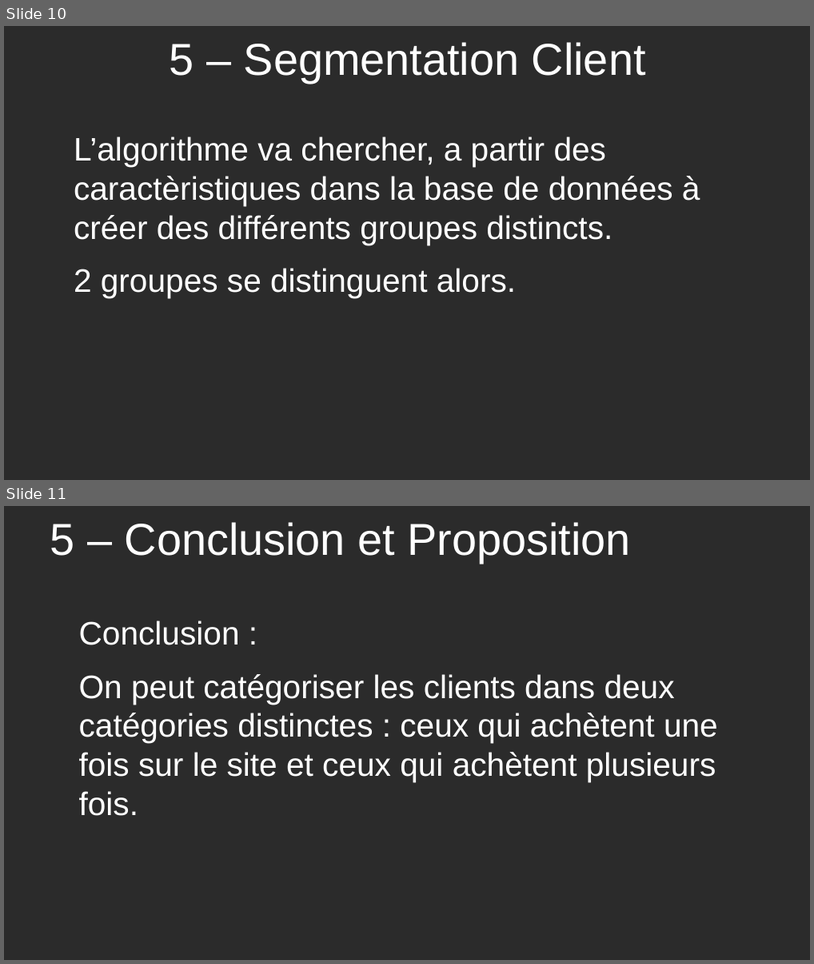
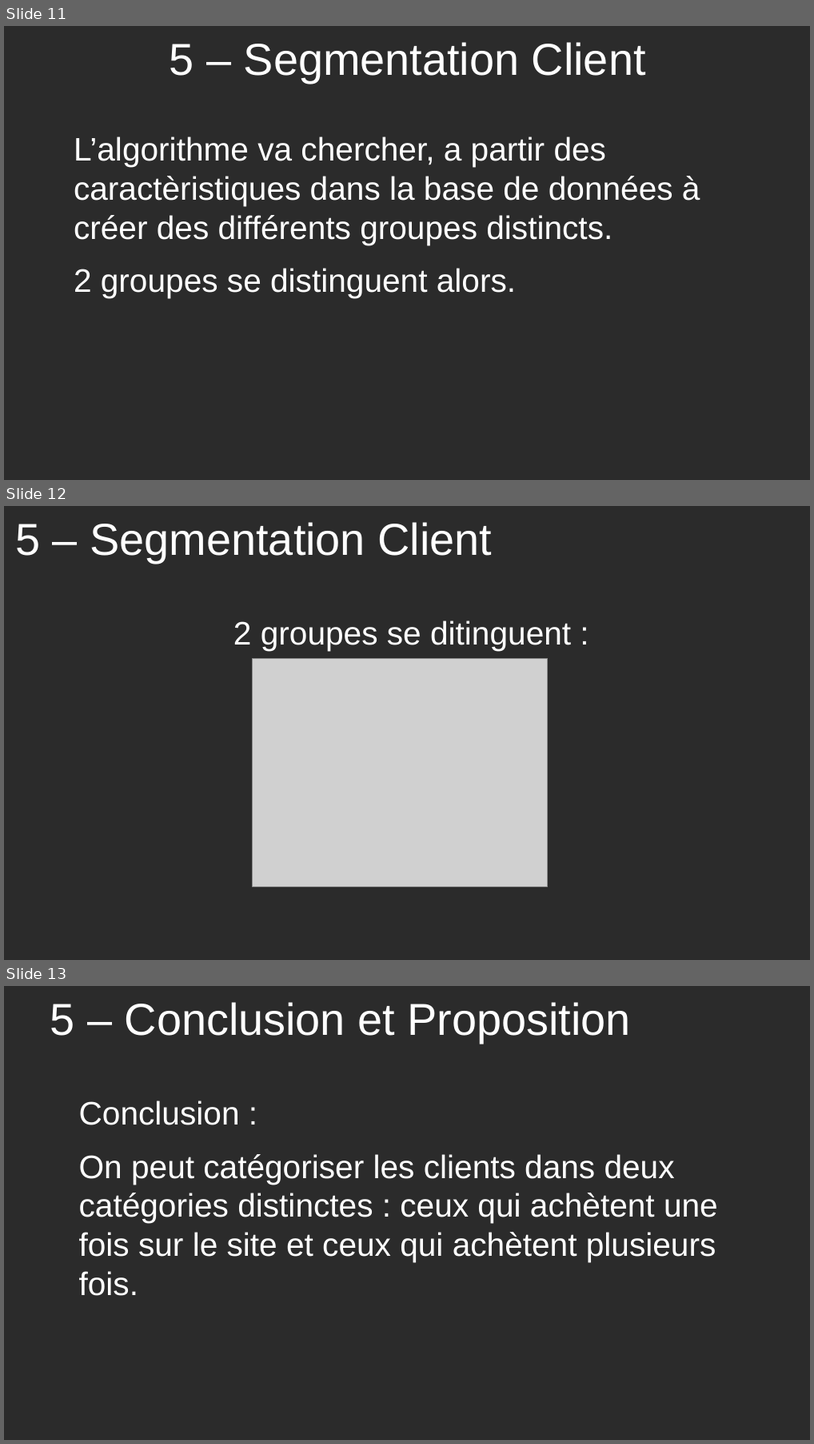
Before and after one commit to VAlGrus/marketing_cluestering, a slide deck: présentation.odp. Shown one above the other, each under a label of ours: slides 10 and 11 before the commit, slides 11, 12 and 13 after it. The pictures are 814x964 and 814x1444 pixels, drawn with LibreOffice and Linux fonts; fonts in the diff are those of the drawing; grey boxes stand for pictures; background and template pictures are left out; a plain dark background stands for a picture behind light text. Boxes give left, top, right and bottom in pixels: in the first picture for what was removed or moved away, otherwise in the second. Text is boxed around its words. In the diff, an @@ line names an element or a change of style, - is before the commit and + after.

```diff
--- a/présentation.odp
+++ b/présentation.odp
@@ slide 12 added at (4,506,810,960), background picture (left out) @@
@@ title added at (15,522,492,563), 44 pt, text #FFFFFF @@
+5 – Segmentation Client
@@ text added at (234,620,571,651), 32 pt, text #FFFFFF @@
+2 groupes se ditinguent :
@@ picture added at (253,658,549,887) @@
@@ what was slide 10 is now slide 11 @@
@@ what was slide 11 is now slide 13 @@
```
Also in this commit, not shown: 1 other slide added.
